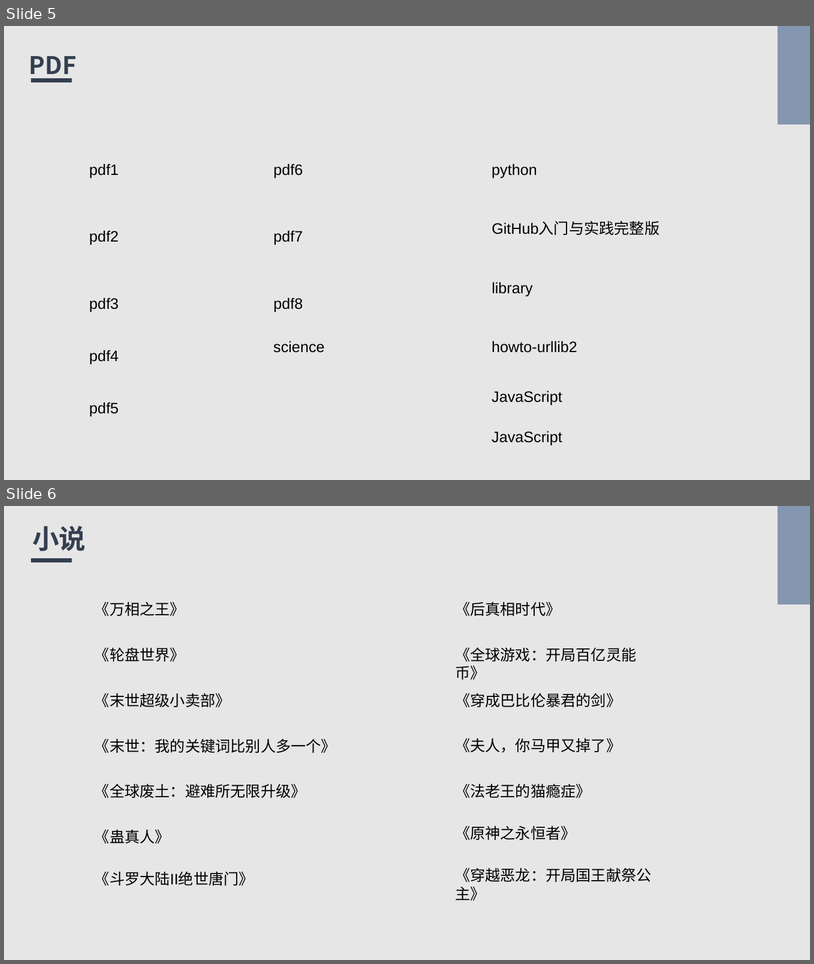
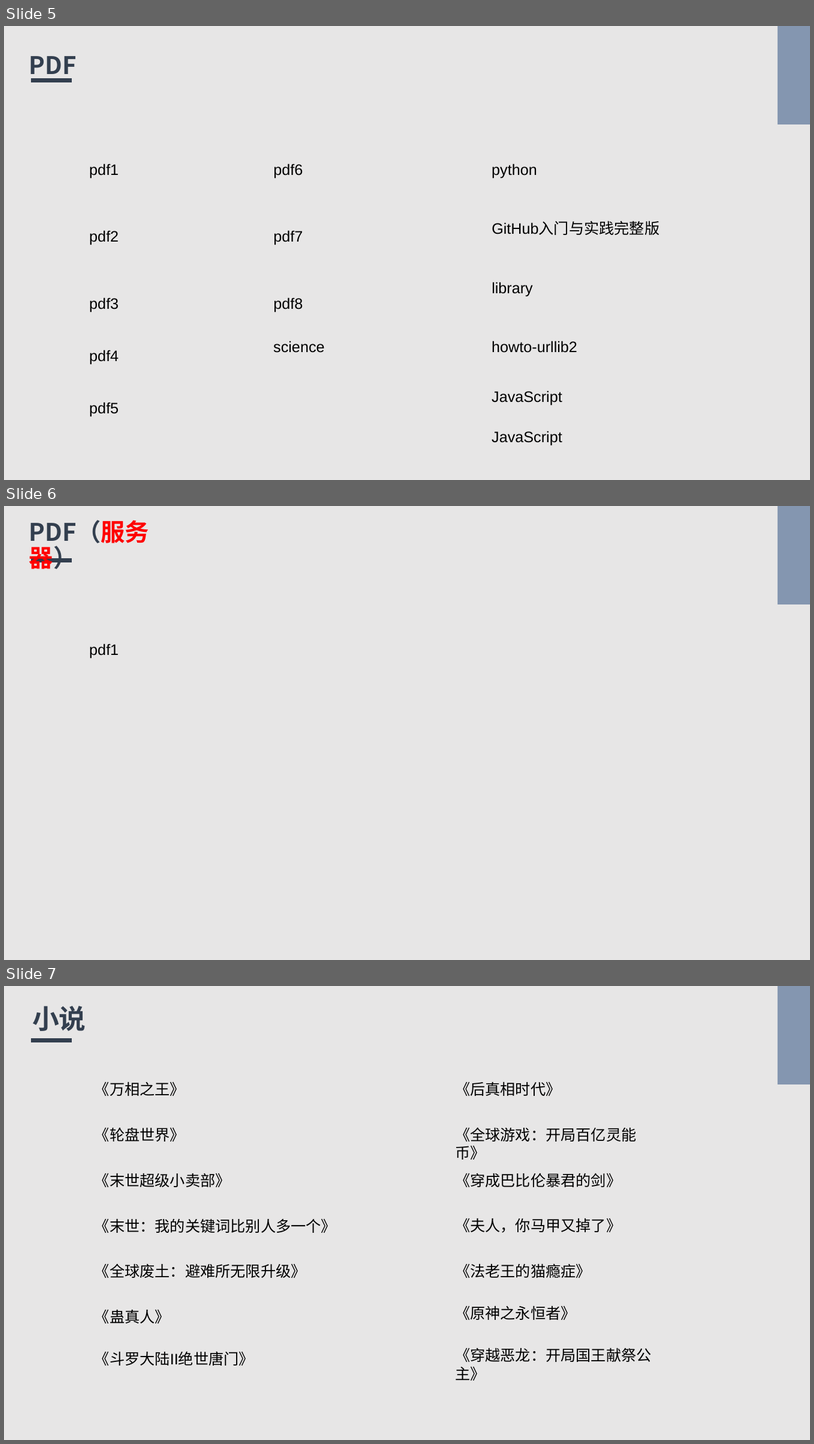
Before and after one commit to Bukehi/BukehiWeb, a slide deck: livefile/livepowerpoint.pptx. Shown one above the other, each under a label of ours: slides 5 and 6 before the commit, slides 5, 6 and 7 after it. The pictures are 814x964 and 814x1444 pixels, drawn with LibreOffice and Linux fonts; fonts in the diff are those of the drawing. Boxes give left, top, right and bottom in pixels: in the first picture for what was removed or moved away, otherwise in the second. Text is boxed around its words. In the diff, an @@ line names an element or a change of style, - is before the commit and + after.

Commit message:
"upgrade commit"

```diff
--- a/livefile/livepowerpoint.pptx
+++ b/livefile/livepowerpoint.pptx
@@ slide 6 added at box(4, 506, 810, 960), background #E7E6E6; not listed: 2 template elements that a slide beside it also shows @@
@@ title added at box(29, 520, 149, 569), 28.8 pt, text #333F50, bold @@
+PDF（服务器）
@@ text added at box(89, 643, 119, 658), 18 pt, text #000000 @@
+pdf1
@@ what was slide 6 is now slide 7 @@
```
